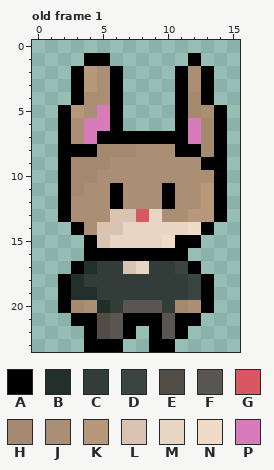
Pixel-art file: Sprites/Player/Platformer-0001.ase. That is the earlier state.
16x24 pixels, 1 frame. Shown: old frame 1. The commit also changed other frames, which this record leaves out.
Palette (. is transparent): A #000000  B #212e2a  C #323c39  D #3a4541  E #504c46  F #595652  G #d95763  H #a4896f  J #ab8f74  K #b7987b  L #d9c4b1  M #e8d5c4  N #f0dbc9  P #d77bba
Pixels before, old frame 1, first column x 2:
 1 ..AA......A..
 2 .AKJA....AJA.
 3 .AKJA....AJA.
 4 .AJJA....AHA.
 5 AKJPA....AHJA
 6 AJPPA....APHA
 7 AJPAAAAAAAPHA
 8 AAAHHHJJJAAHA
 9 AHHHJJJJJJJAA
10 AHHJJJJJJJJJA
11 AHJJAJJJAJJKA
12 AJJJAJJJAJJKA
13 AJJJLLGMJJKKA
14 .AJLLMMMMMNA.
15 ..ALMMMMNAA..
16 ..AAAAAAAA...
17 .ABCCLMCCDA..
18 ABCCCCCCCCDA.
19 ABBCCCCCCCDA.
20 AHJBCFFFCHJA.
21 .AAEFAAAFAA..
22 ..AEFA.AFA...
23 ..AAA..AA....
The result:
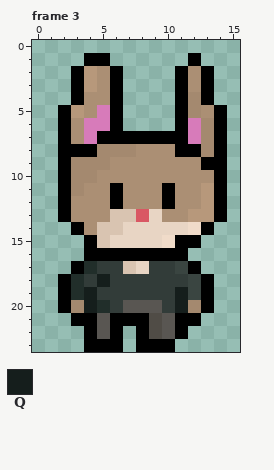
Colours new in this view: Q #151e1c
A new or re-ordered frame is compared with the old frame closest to it.
Message: Player Walk Cycle Complete
The exact change:
frames 1 -> 4
Frame 3 is new; against old frame 1:
y 18: x 5 C -> Q
y 19: x 4 B -> Q; x 11 C -> Q
y 20: x 4 J -> Q; x 11..12 HJ -> QH
y 21: x 5..6 EF -> FA; x 9 A -> E
y 22: x 5..9 EFA.A -> FA.AE
y 23: x 8 . -> A
Changed places in both pictures, as pixel boxes (x1, y1, x2, y2):
changed: (84, 274, 201, 352)
